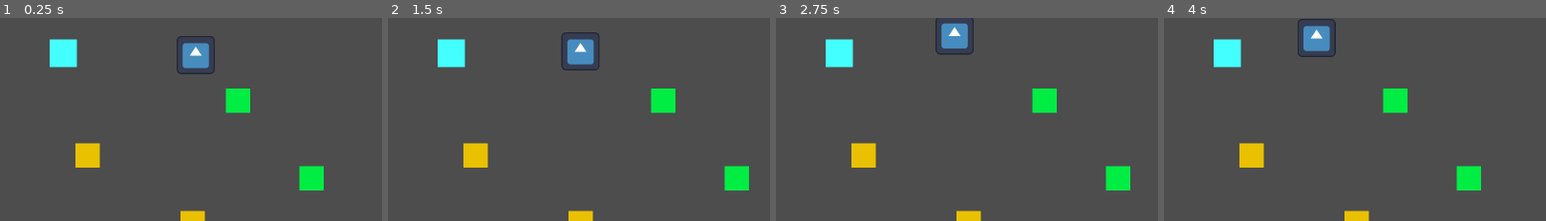
Above: before the commit, frames 1-4 (left to right).
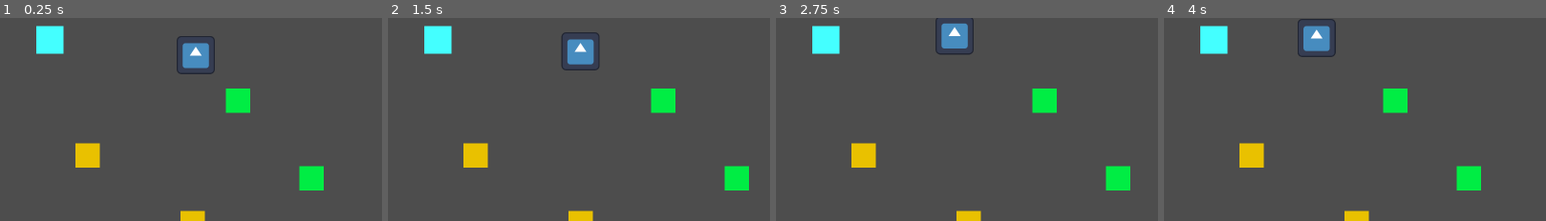
Above: after the commit, the same moments.

Repository: NervzZ/Designing-learning-tools-project
Game: Godot game, scene res://Levels/FirstLevel.tscn
The game is run twice, just before and just after one commit, with the same random seed, the same clock (stepped at 60 frames per second) and the same inputs. This scene is started directly instead of the project's main scene. The engine's default icon, where the game draws it, is replaced by a stand-in: a white triangle on a blue panel in a dark square.
Inputs (mouse positions are % of the whole screen's width and height, from its top left):
- Up to frame 1 (0.25 s): no input
- Up to frame 2 (1.5 s): move the mouse to (45, 74) at 0.52 s; click (45, 74) at 0.67 s; drag from (80, 69) to (53, 10) at 1.27 s
- Up to frame 3 (2.75 s): move the mouse to (20, 37) at 2.02 s; click (20, 37) at 2.17 s
- Up to frame 4 (4 s): drag from (55, 53) to (25, 58) at 2.77 s; move the mouse to (35, 26) at 3.52 s; click (35, 26) at 3.67 s
The pictures show only the part of the screen within x 0-50%, y 8-58%; the shares and areas given below are measured in that part.

The runs differ from the first frame. In frame 1, 1.5% of the frame differs, in the area x 9-21%, y 3-25%; in frame 2, 1.5%; in frame 3, 1.5%; in frame 4, 1.5%.

Commit message:
use node2d as base

Diff:
--- a/Scripts/Mechanics/portal.gd
+++ b/Scripts/Mechanics/portal.gd
@@ -1,4 +1,4 @@
-extends Area2D
+extends Node2D
 
 
 
@@ -6,7 +6,8 @@
 
 # Called when the node enters the scene tree for the first time.
 func _ready():
-	pass # Replace with function body.
+	$Area2D.body_entered.connect(Callable(self, "_on_body_entered"))
+
 
 
 # Called every frame. 'delta' is the elapsed time since the previous frame.
@@ -56,7 +57,7 @@
 
 
 
-func _on_Portal_body_entered(body:Node2D):
+func _on_body_entered(body:Node2D):
 	if teleport_mode==TeleportMode.COORDINATES:
 		teleportToCoordinates(body)
 	else:
@@ -64,7 +65,3 @@
 			loadNewScene()
 		else:
 			teleportToNewScene(body)
-
-
-func _on_body_entered(body):
-	pass # Replace with function body.
--- a/portals/portal.tscn
+++ b/portals/portal.tscn
@@ -7,16 +7,18 @@
 [sub_resource type="RectangleShape2D" id="RectangleShape2D_e6fgm"]
 size = Vector2(90, 92)
 
-[node name="Portal" type="Area2D"]
+[node name="Portal" type="Node2D"]
 modulate = Color(0.266667, 1, 1, 1)
 script = ExtResource("1_w3ydo")
-metadata/_edit_group_ = true
 
 [node name="Sprite2D" type="Sprite2D" parent="."]
-position = Vector2(44, 45)
-scale = Vector2(90, 92)
+position = Vector2(-0.5, 0.499998)
+scale = Vector2(91, 93)
 texture = SubResource("CanvasTexture_l48pw")
 
-[node name="CollisionShape2D" type="CollisionShape2D" parent="."]
-position = Vector2(44, 45)
+[node name="Area2D" type="Area2D" parent="."]
+
+[node name="CollisionShape2D" type="CollisionShape2D" parent="Area2D"]
+position = Vector2(1.35525e-20, -5.96046e-08)
+scale = Vector2(1, 1)
 shape = SubResource("RectangleShape2D_e6fgm")
Not shown: 1 places in portals/portal.tscn that only renumber resources
